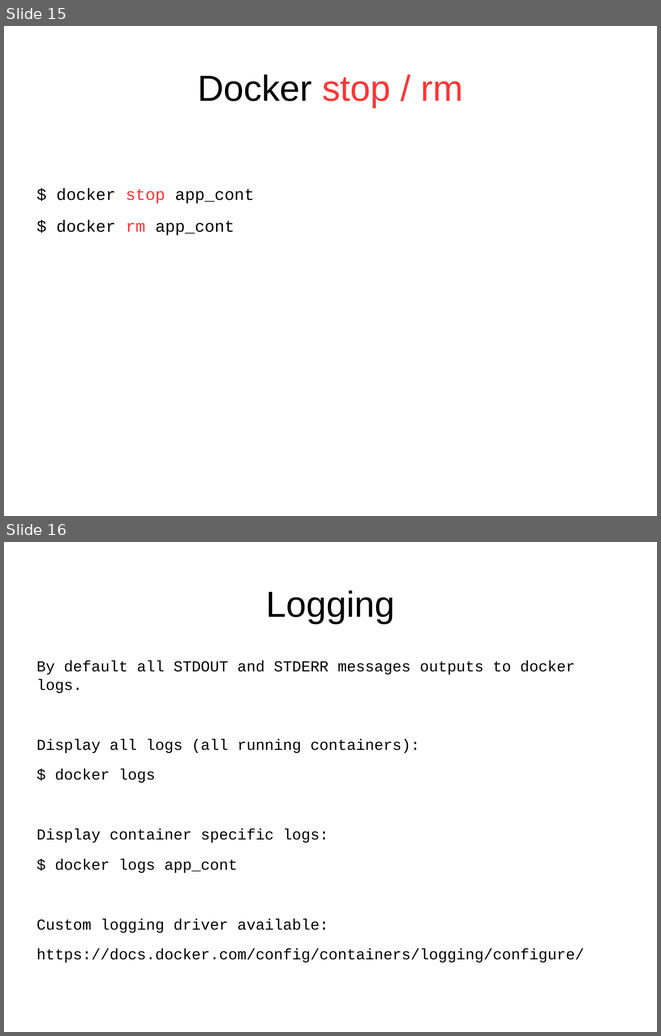
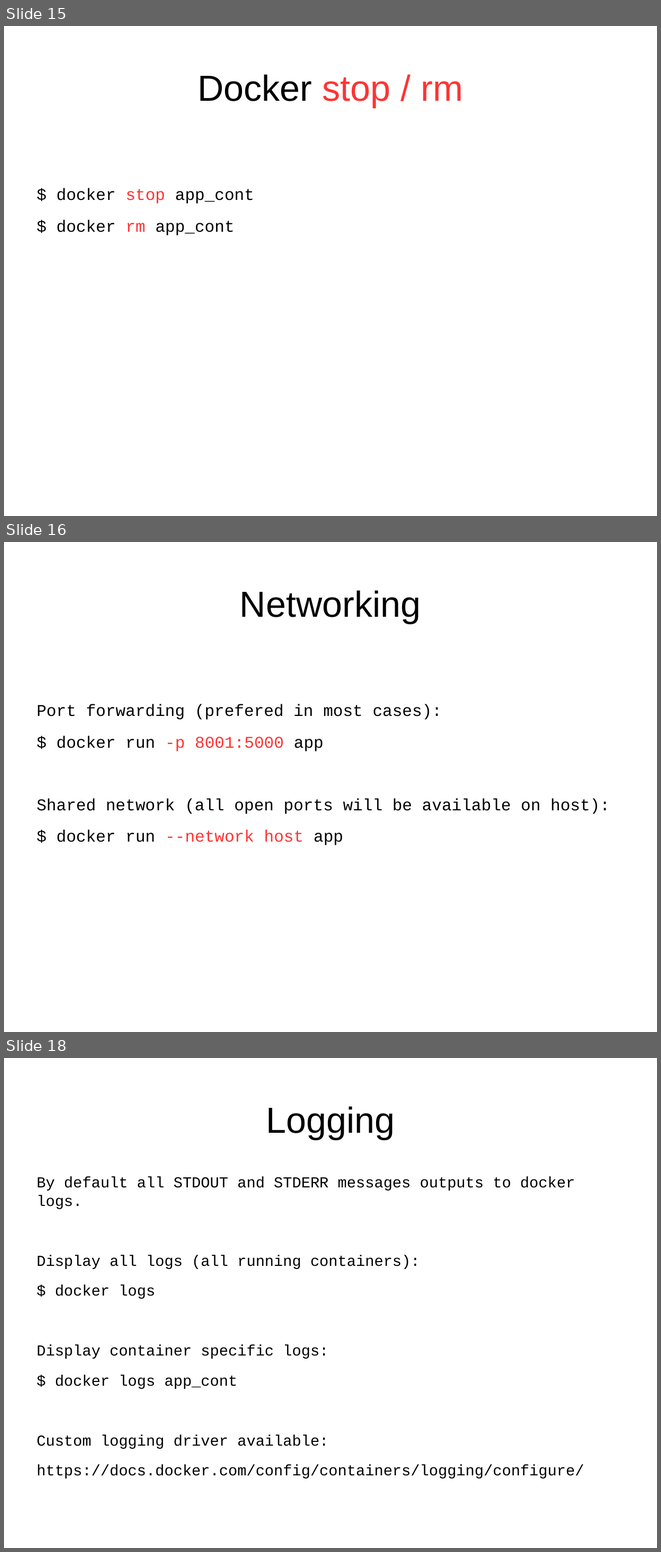
Before and after one commit to ykoryakov/edu_t8, a slide deck: docker/docker.odp. Shown one above the other, each under a label of ours: slides 15 and 16 before the commit, slides 15, 16 and 18 after it; the slides between them are not shown. The pictures are 661x1036 and 661x1552 pixels, drawn with LibreOffice and Linux fonts; fonts in the diff are those of the drawing. Boxes give left, top, right and bottom in pixels: in the first picture for what was removed or moved away, otherwise in the second. Text is boxed around its words. In the diff, an @@ line names an element or a change of style, - is before the commit and + after.

Commit message:
add volumes and networking sections

```diff
--- a/docker/docker.odp
+++ b/docker/docker.odp
@@ slide 16 added at (4, 542, 657, 1032), background #FFFFFF @@
@@ title added at (240, 590, 421, 623), 44 pt, text #000000 @@
+Networking
@@ text added at (37, 704, 610, 845), 20 pt, text #000000 @@
+Port forwarding (prefered in most cases):
+$ docker run -p 8001:5000 app
+Shared network (all open ports will be available on host):
+$ docker run --network host app
@@ what was slide 16 is now slide 18 @@
```
Also in this commit, not shown: 1 slide changed, 1 other slide added.
